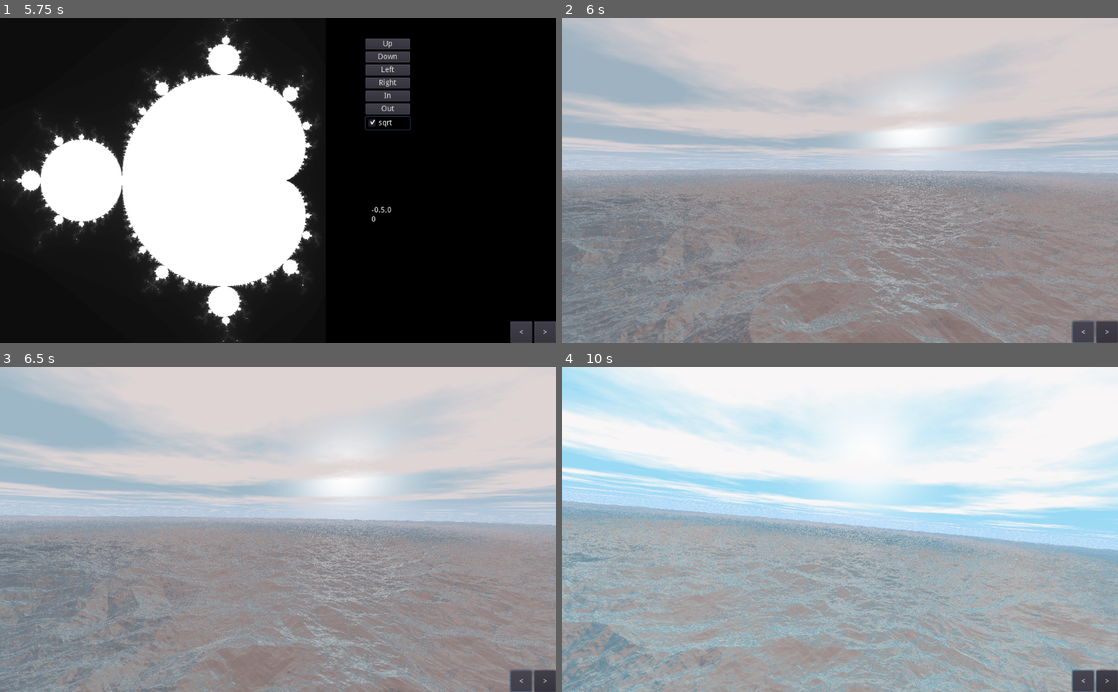
Above: before the commit, frames 1-4 (two rows, left to right).
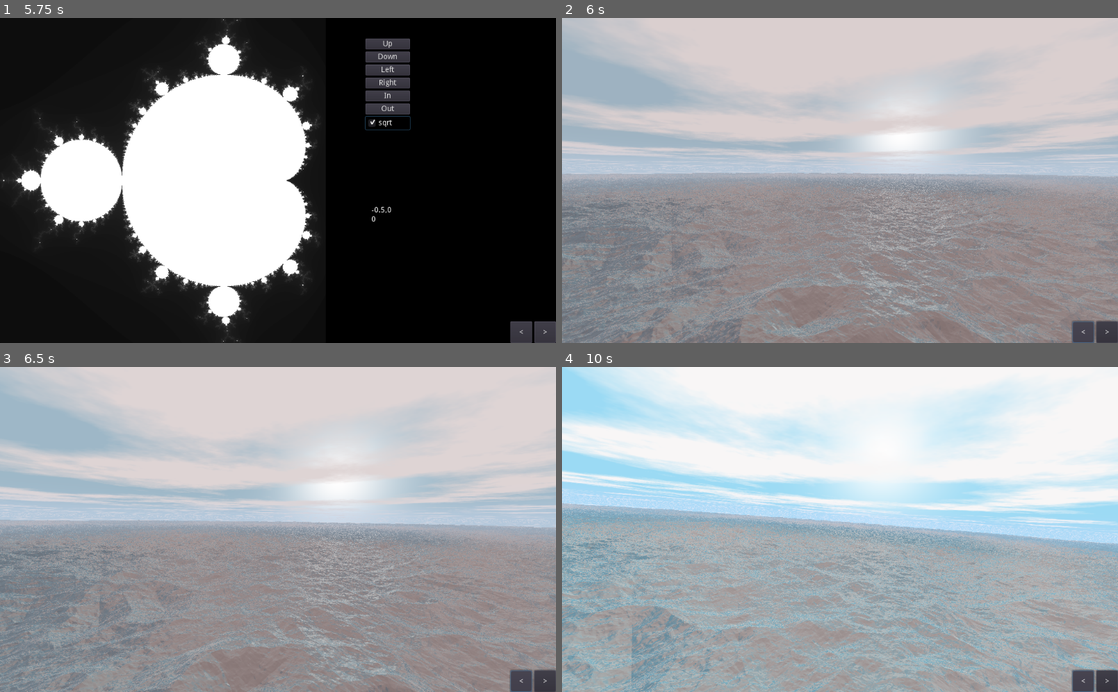
Above: after the commit, the same moments.

Repository: Castux/code-club
Game: Godot game, scene res://Root.tscn
The game is run twice, just before and just after one commit, with the same random seed, the same clock (stepped at 60 frames per second) and the same inputs.
Inputs:
- Up to frame 1 (5.75 s): click "Up" at 0.5 s; click "Down" at 1.25 s; click "Left" at 2 s; click "Right" at 2.75 s; click "In" at 3.5 s; click "Out" at 4.25 s; click "sqrt" at 5 s
- Up to frame 2 (6 s): click "<" at 5.75 s
- Up to frame 3 (6.5 s): no input
- Up to frame 4 (10 s): hold D 6.53-7.28 s; hold S 7.28-8.03 s; hold D 8.03-8.78 s; hold W 8.78-9.53 s; hold A from 9.53 s (still down)

Frame 1 is identical in both runs. In frame 2, 8.7% of the frame differs, in the area x 0-100%, y 20-100%; in frame 3, 9.7%; in frame 4, 21%, in the area x 0-100%, y 1-100%.

Commit message:
Camera tweaks

Diff:
--- a/shadertoys/Waves/Waves.gd
+++ b/shadertoys/Waves/Waves.gd
@@ -20,14 +20,14 @@
 	material.set_shader_param("ratio", ratio)
 
 func camera(t):
-	var x = 0.0 + 40.0 * sin(t / 25.0 * 2.0 * PI);
-	var y = 75.0 + 7.0 * sin(t / 20.0 * 2.0 * PI + 1234.0);
-	var z = 30.0 * t
+	var x = 0.0 + 40.0 * sin(t / 35.0 * 2.0 * PI);
+	var y = 75.0 + 7.0 * sin(t / 31.0 * 2.0 * PI + 1234.0);
+	var z = 25.0 * t
 
 	return Vector3(x,y,z)
 
 func cameraUp(t):
-	var roll = sin(t / 31.0 * 2.0 * PI) * 0.12;
+	var roll = sin(t / 39.0 * 2.0 * PI) * 0.12;
 	return Vector3(sin(roll), cos(roll), 0.0);
 
 func _process(delta):
